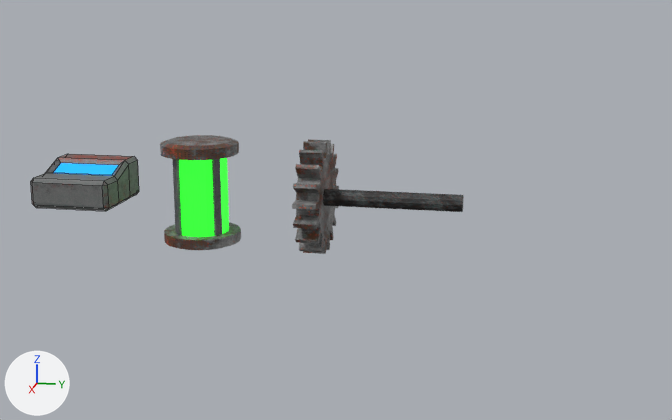
What one commit did to the Blender file models/blend/Datablock.blend.
Both versions are drawn from a 50 mm camera at (21.1, 10.57, 4.98) aimed at (-0.02, 6.34, -0.3). Every picture has the same lights, and +X, +Y and +Z are marked at lower left. The picture after the commit comes second. Mesh edges are drawn as thin lines on the coarser meshes.
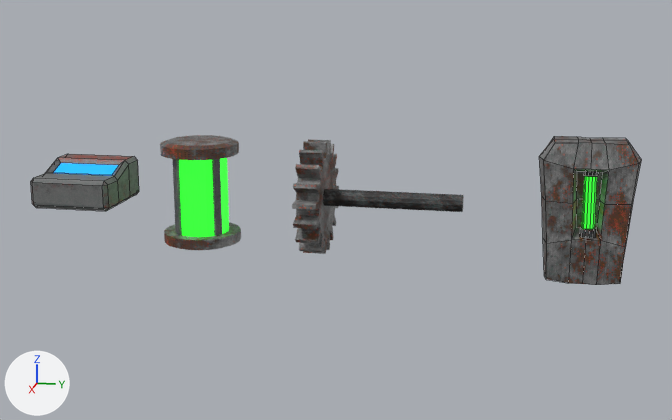
Edits to the bpy script that builds the scene:
```text
Add me_cube_005:
    me_cube_005.from_pydata(...)  # 146 vertices, 110 faces; spans x -1.1..1.1, y -0.65..0.64, z -1.78..1.57
    # faces by material slot: [98, 12]
    me_cube_005.materials.append(mat_material)  # picture img_supertex_png
    me_cube_005.materials.append(mat_material_002)  # green #14e700, glowing green #34ff39
Add ob_torso:
    ob_torso = bpy.data.objects.new('Torso', me_cube_005)
    ob_torso.location = (0.0, 12.09, 0.0)
    ob_torso.rotation_euler = (0.0, 0.0, -1.571)  # degrees (0, 0, -90)
```

Pixel boxes (x1, y1, x2, y2) of what changed, in the pictures (672 x 420 px):
'Torso', added: after (539, 136, 641, 285)
    faces in mat_material (picture img_supertex_png): (539, 136, 641, 285)
    faces in mat_material_002 (green #14e700, glowing green #34ff39): (582, 176, 597, 229)
